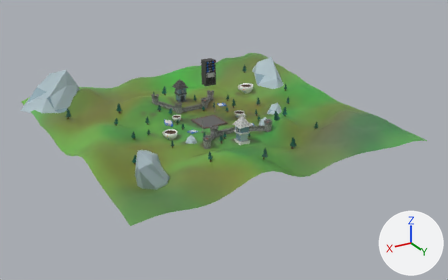
The Blender file assets/word/terrain.blend as it was, and as the next commit left it.
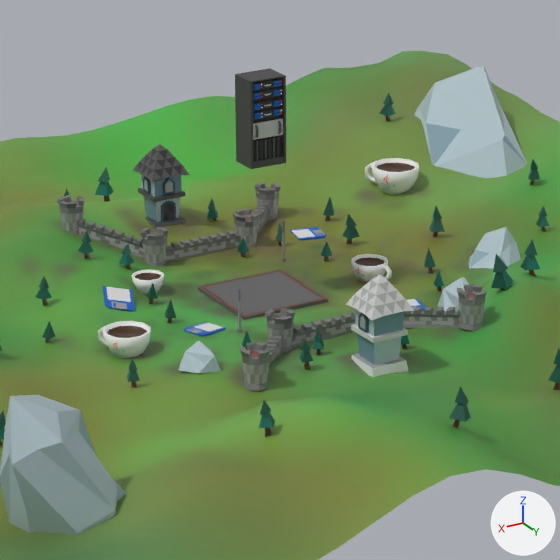
Each version is shown whole from a 50 mm lens placed at (214.0, 379.0, 172.0), pointed at (-3.0, 17.0, -9.0), then close up on the part from 30% to 65% of the width and 14% to 70% of the height. Every picture has the same lights, and +X, +Y and +Z are marked at lower right. The last two pictures show the newer version.
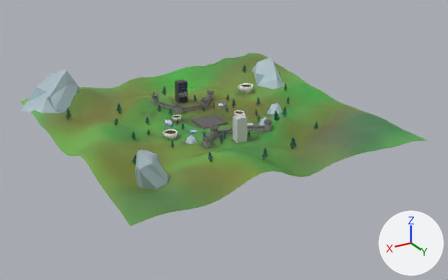
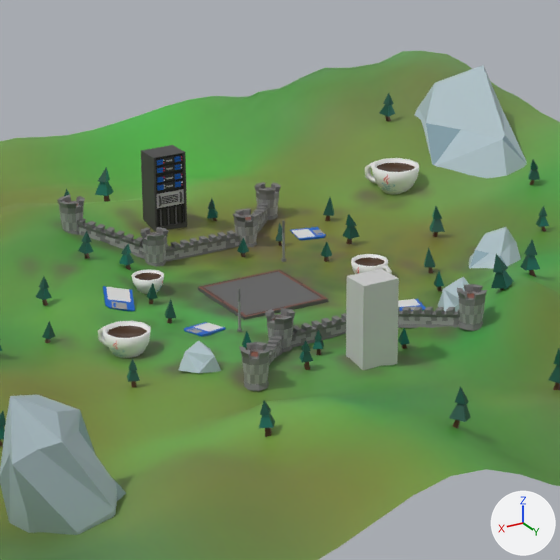
Not visible in the close-ups: 'Cylinder.003', 'Cylinder.004', 'Cylinder.005', 'Cylinder.006', 'Cylinder.007', 'Cylinder.008', 'Cylinder.009', 'Cylinder.010', 'Cylinder.011', 'Cylinder.012', 'Cylinder.013', 'Cylinder.014', 'Cylinder.015'.

What differs and where, as boxes (x1, y1, x2, y2) in the close-ups (560 x 560 px):
'Cube.015', reshaped, moved, turned, rescaled
    before: (254, 113, 261, 116)
    after: (346, 269, 399, 370)
'Plane.004', deleted
    before: (346, 275, 414, 377)
'Plane.010', deleted
    before: (235, 68, 286, 169)
'Cube.001', reshaped, moved, rescaled
    before: (254, 87, 261, 90)
    after: (141, 145, 187, 232)
'Plane.005', deleted
    before: (133, 144, 189, 229)
'Plane.015', deleted
    before: (278, 121, 282, 134)
'Cube.012', deleted
    before: (273, 109, 281, 113)
'Cube.013', deleted
    before: (273, 112, 281, 116)
'Cube.004', deleted
    before: (273, 89, 280, 93)
'Cube.005', deleted
    before: (273, 92, 280, 96)
'Cube.008', deleted
    before: (254, 103, 261, 107)
'Cube.010', deleted
    before: (273, 103, 280, 107)
'Cube.011', deleted
    before: (273, 100, 280, 104)
'Cube.002', deleted
    before: (273, 83, 280, 87)
'Cube.003', deleted
    before: (273, 80, 280, 84)
'Cube.007', deleted
    before: (254, 93, 261, 96)
'Cube.009', deleted
    before: (254, 107, 261, 110)
'Cube.014', deleted
    before: (254, 116, 261, 119)
'Cube.006', deleted
    before: (254, 96, 261, 99)

The change, as a diff of the scene's bpy script:
```diff
--- a/assets/word/terrain.blend.py
+++ b/assets/word/terrain.blend.py
@@ me_cube_039 @@
 # used by ob_cube_001; location = (2.5, 2.2, 46.7); scale = (0.747, 1.0, 0.25)
-me_cube_039.from_pydata(...)  # 8 vertices, 6 faces; spans x -1.0..1.0, y -1.0..1.0, z -1.0..1.23
-me_cube_039.materials.append(mat_colormap_004)  # picture img_color_palette_png_004
+me_cube_039.from_pydata(...)  # 718 vertices, 459 faces; spans x -5.03..6.07, y -6.02..0.61, z -51.35..22.92
+# me_cube_039 part 2: 8 vertices removed from x -1.0..1.0, y -1.0..1.0, z -1.0..1.23; 718 vertices added at x -5.03..6.07, y -6.02..0.61, z -51.35..22.92
+me_cube_039.materials.append(mat_colormap)  # picture img_color_palette_png
@@ me_cube_053 @@
 # used by ob_cube_015; location = (2.5, 2.2, 41.2); scale = (0.747, 1.0, 0.25)
-me_cube_053.from_pydata(...)  # 8 vertices, 6 faces; spans x -1.0..1.0, y -1.0..1.0, z -1.0..1.23
-me_cube_053.materials.append(mat_colormap_018)  # picture img_color_palette_png_018
+me_cube_053.from_pydata(...)  # 718 vertices, 459 faces; spans x -5.03..6.07, y -6.02..0.61, z -51.35..22.92
+# me_cube_053 part 1: 8 vertices removed from x -1.0..1.0, y -1.0..1.0, z -1.0..1.23; 718 vertices added at x -5.03..6.07, y -6.02..0.61, z -51.35..22.92
+me_cube_053.materials.append(mat_colormap)  # picture img_color_palette_png
@@ ob_plane_004 @@
-ob_plane_004 = bpy.data.objects.new('Plane.004', me_plane_010)
@@ ob_plane_005 @@
-ob_plane_005 = bpy.data.objects.new('Plane.005', me_plane_011)
@@ ob_plane_010 @@
-ob_plane_010 = bpy.data.objects.new('Plane.010', me_plane_006)
@@ ob_cube_001 @@
 ob_cube_001 = bpy.data.objects.new('Cube.001', me_cube_039)
-ob_cube_001.location = (2.5, 2.2, 46.7)
-ob_cube_001.scale = (0.747, 1.0, 0.25)
+ob_cube_001.location = (0.2, -40.9, 14.7)
+ob_cube_001.scale = (0.723, 0.969, 0.242)
@@ ob_cylinder_003 @@
-ob_cylinder_003 = bpy.data.objects.new('Cylinder.003', me_cylinder_004)
@@ ob_cube_002 @@
-ob_cube_002 = bpy.data.objects.new('Cube.002', me_cube_040)
@@ ob_cube_003 @@
-ob_cube_003 = bpy.data.objects.new('Cube.003', me_cube_041)
@@ ob_cylinder_004 @@
-ob_cylinder_004 = bpy.data.objects.new('Cylinder.004', me_cylinder_005)
@@ ob_cylinder_005 @@
-ob_cylinder_005 = bpy.data.objects.new('Cylinder.005', me_cylinder_006)
@@ ob_cylinder_006 @@
-ob_cylinder_006 = bpy.data.objects.new('Cylinder.006', me_cylinder_007)
@@ ob_cylinder_007 @@
-ob_cylinder_007 = bpy.data.objects.new('Cylinder.007', me_cylinder_008)
@@ ob_cube_004 @@
-ob_cube_004 = bpy.data.objects.new('Cube.004', me_cube_042)
@@ ob_cube_005 @@
-ob_cube_005 = bpy.data.objects.new('Cube.005', me_cube_043)
@@ ob_cube_006 @@
-ob_cube_006 = bpy.data.objects.new('Cube.006', me_cube_044)
@@ ob_cube_007 @@
-ob_cube_007 = bpy.data.objects.new('Cube.007', me_cube_045)
@@ ob_cylinder_008 @@
-ob_cylinder_008 = bpy.data.objects.new('Cylinder.008', me_cylinder_009)
@@ ob_cylinder_009 @@
-ob_cylinder_009 = bpy.data.objects.new('Cylinder.009', me_cylinder_010)
@@ ob_cylinder_010 @@
-ob_cylinder_010 = bpy.data.objects.new('Cylinder.010', me_cylinder_011)
@@ ob_cylinder_011 @@
-ob_cylinder_011 = bpy.data.objects.new('Cylinder.011', me_cylinder_012)
@@ ob_cube_008 @@
-ob_cube_008 = bpy.data.objects.new('Cube.008', me_cube_046)
@@ ob_cube_009 @@
-ob_cube_009 = bpy.data.objects.new('Cube.009', me_cube_047)
@@ ob_cube_010 @@
-ob_cube_010 = bpy.data.objects.new('Cube.010', me_cube_048)
@@ ob_cube_011 @@
-ob_cube_011 = bpy.data.objects.new('Cube.011', me_cube_049)
@@ ob_cylinder_012 @@
-ob_cylinder_012 = bpy.data.objects.new('Cylinder.012', me_cylinder_013)
@@ ob_cylinder_013 @@
-ob_cylinder_013 = bpy.data.objects.new('Cylinder.013', me_cylinder_014)
@@ ob_cylinder_014 @@
-ob_cylinder_014 = bpy.data.objects.new('Cylinder.014', me_cylinder_015)
@@ ob_cylinder_015 @@
-ob_cylinder_015 = bpy.data.objects.new('Cylinder.015', me_cylinder_016)
@@ ob_cube_012 @@
-ob_cube_012 = bpy.data.objects.new('Cube.012', me_cube_050)
@@ ob_cube_013 @@
-ob_cube_013 = bpy.data.objects.new('Cube.013', me_cube_051)
@@ ob_cube_014 @@
-ob_cube_014 = bpy.data.objects.new('Cube.014', me_cube_052)
@@ ob_cube_015 @@
 ob_cube_015 = bpy.data.objects.new('Cube.015', me_cube_053)
-ob_cube_015.location = (2.5, 2.2, 41.2)
-ob_cube_015.scale = (0.747, 1.0, 0.25)
+ob_cube_015.location = (0.5, 40.9, 13.2)
+ob_cube_015.rotation_euler = (0.0, 0.0, -3.142)  # degrees (0, 0, -180)
+ob_cube_015.scale = (0.723, 0.969, 0.242)
@@ ob_plane_015 @@
-ob_plane_015 = bpy.data.objects.new('Plane.015', me_plane_021)
@@ ob_plane_016 @@
-ob_plane_016 = bpy.data.objects.new('Plane.016', me_plane_022)
```
